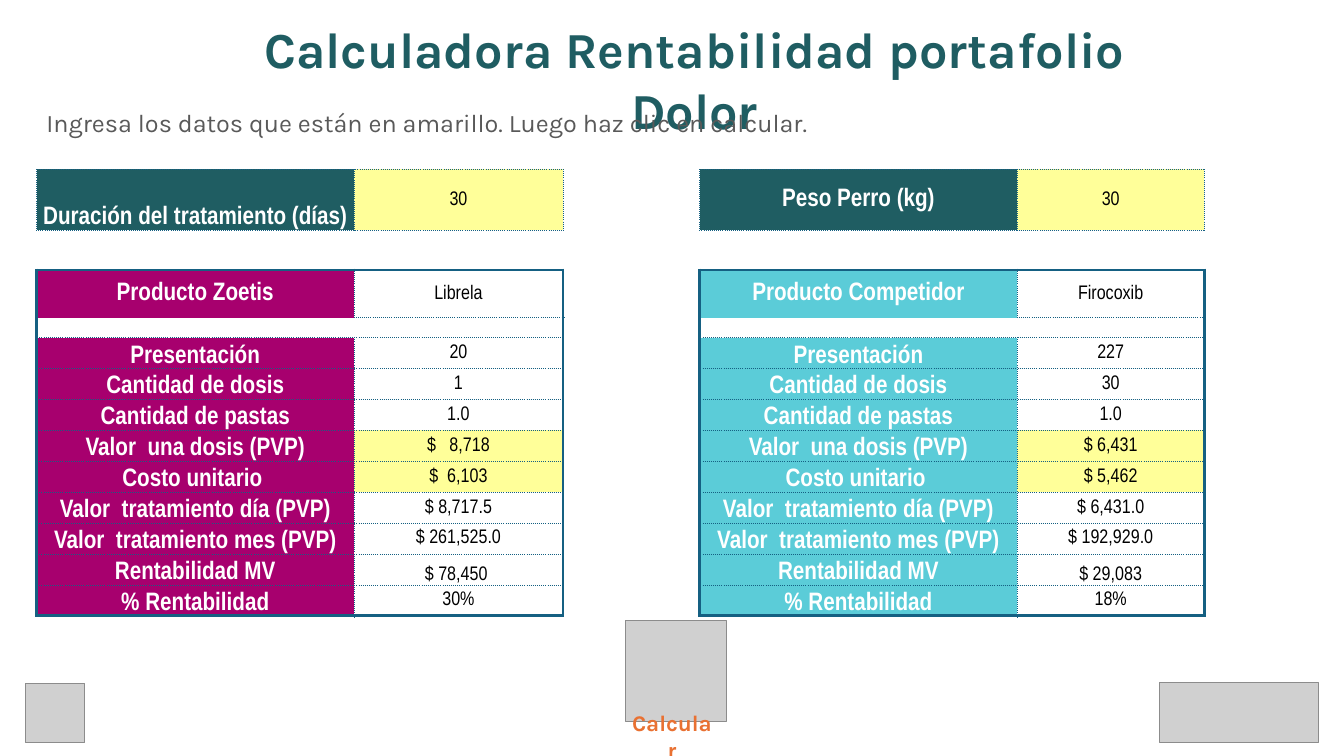
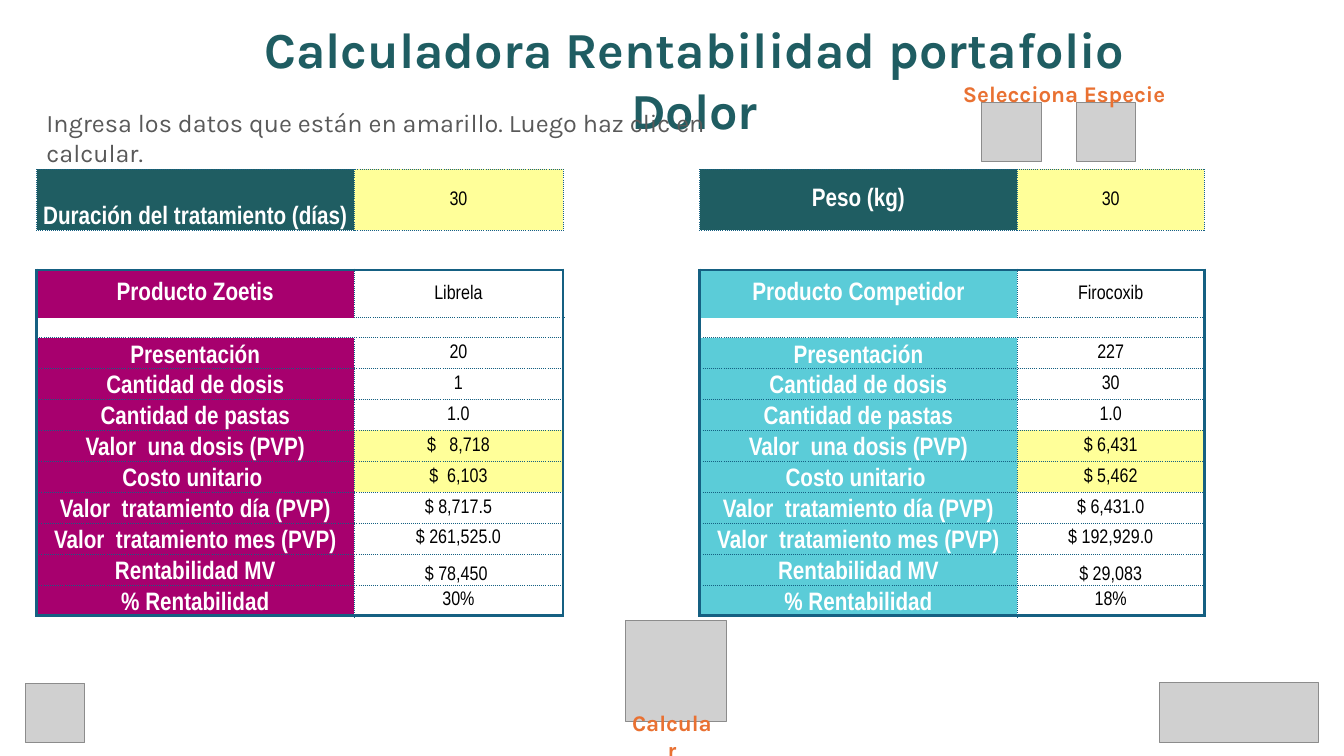
Before and after one commit to jkcuellarc-del/Varios, a slide deck: slide 2 of Draft App Dolor.pptx. Drawn at 1344x756 pixels with LibreOffice and Linux fonts; fonts in the diff are those of the drawing; grey boxes stand for pictures. Boxes give left, top, right and bottom in pixels: in the first picture for what was removed or moved away, otherwise in the second. Text is boxed around its words. In the diff, an @@ line names an element or a change of style, - is before the commit and + after.

Commit message:
version 2
Draft

```diff
--- a/Draft App Dolor.pptx
+++ b/Draft App Dolor.pptx
@@ text added at [963, 86, 1165, 108], 16 pt, text #E97132, bold @@
+Selecciona Especie
@@ text "Ingresa los datos que están ..." rewrapped from [46, 110, 807, 138] to [46, 110, 704, 138] @@
@@ picture added at [982, 103, 1042, 162] @@
@@ picture added at [1077, 103, 1136, 162] @@
@@ table at [36, 169, 1307, 620] @@
-row 1, column 5: Peso Perro (kg)
+row 1, column 5: Peso (kg)
```
